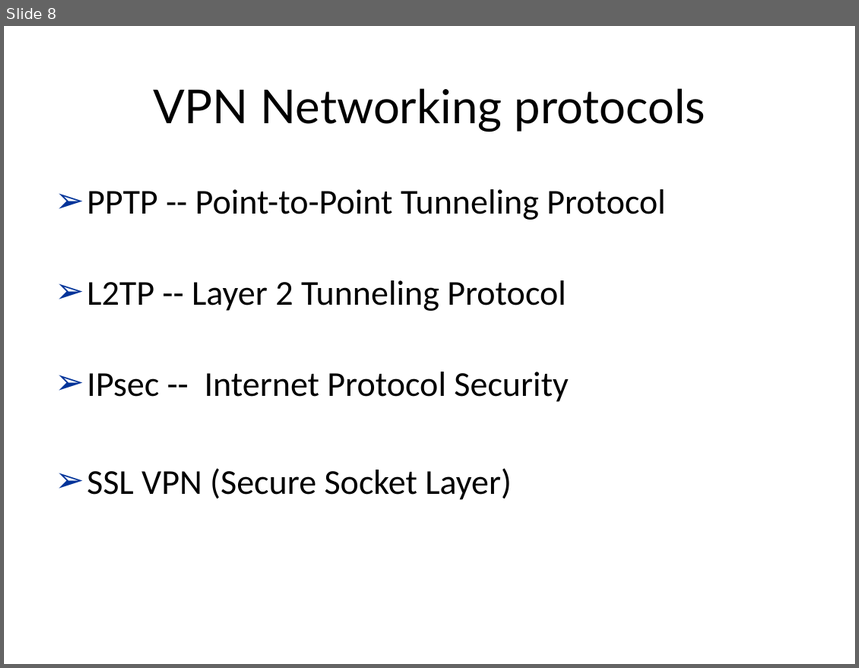
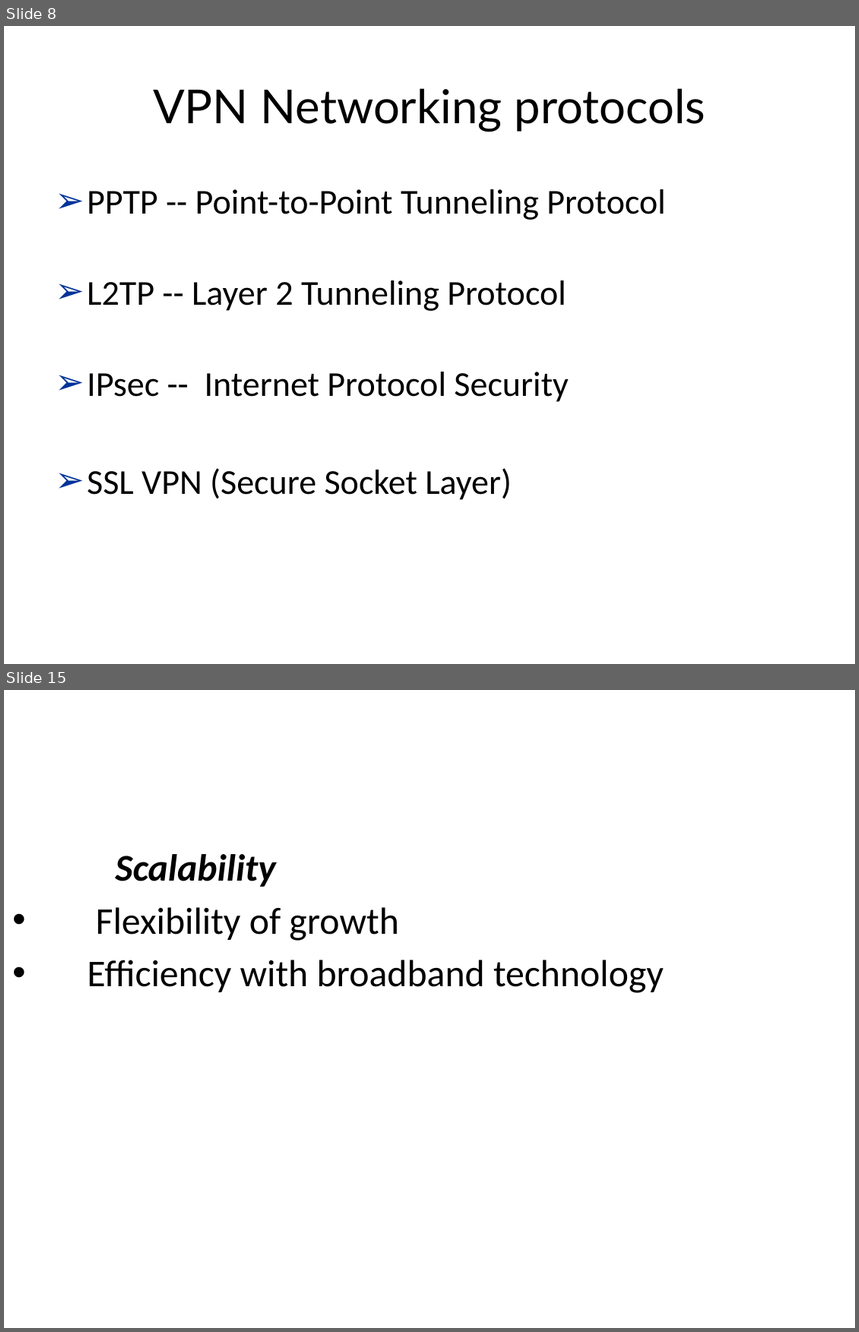
Before and after one commit to congnv8192/virtual-private-network-demo, a slide deck: present/VIRTUAL PRIVATE NETWORKS.pptx. Shown one above the other, each under a label of ours: slide 8 before the commit, slides 8 and 15 after it; the slides between them are not shown. The pictures are 859x668 and 859x1332 pixels, drawn with LibreOffice and Linux fonts; fonts in the diff are those of the drawing; background and template pictures are left out. Boxes give left, top, right and bottom in pixels: in the first picture for what was removed or moved away, otherwise in the second. Text is boxed around its words. In the diff, an @@ line names an element or a change of style, - is before the commit and + after.

```diff
--- a/present/VIRTUAL PRIVATE NETWORKS.pptx
+++ b/present/VIRTUAL PRIVATE NETWORKS.pptx
@@ slide 15 added at box(4, 690, 855, 1328), background picture (left out) @@
@@ text added at box(87, 854, 664, 993), 32 pt, text #000000 @@
+Scalability
+• Flexibility of growth
+• Efficiency with broadband technology
```
Also in this commit, not shown: 10 slides changed, 10 other slides added, 12 other files.
